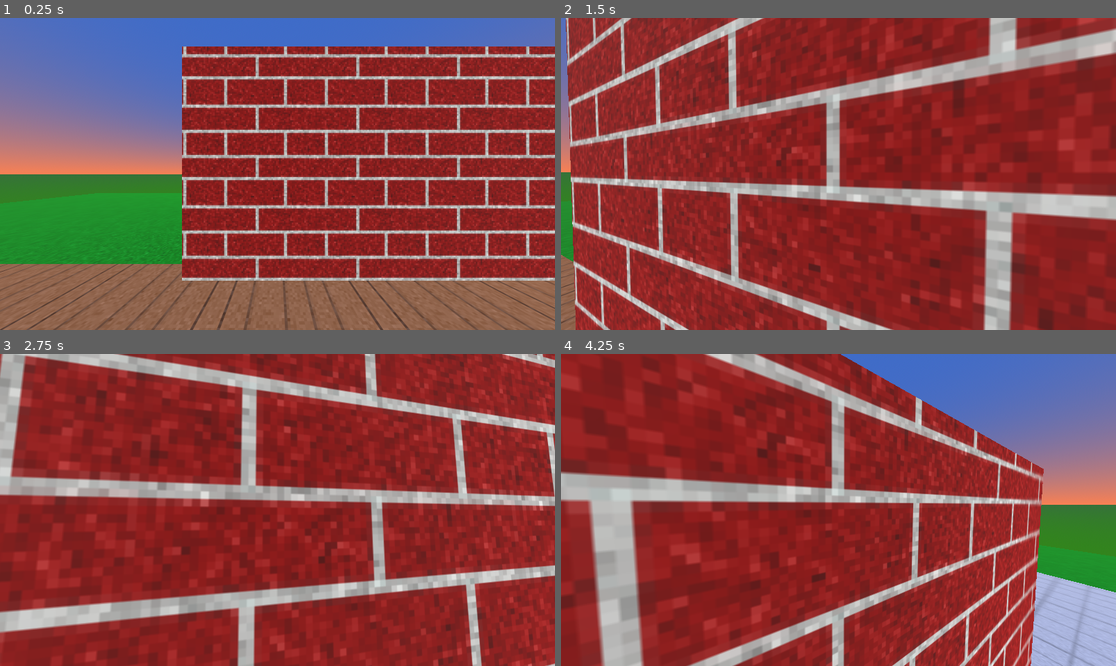
Above: before the commit, frames 1-4 (two rows, left to right).
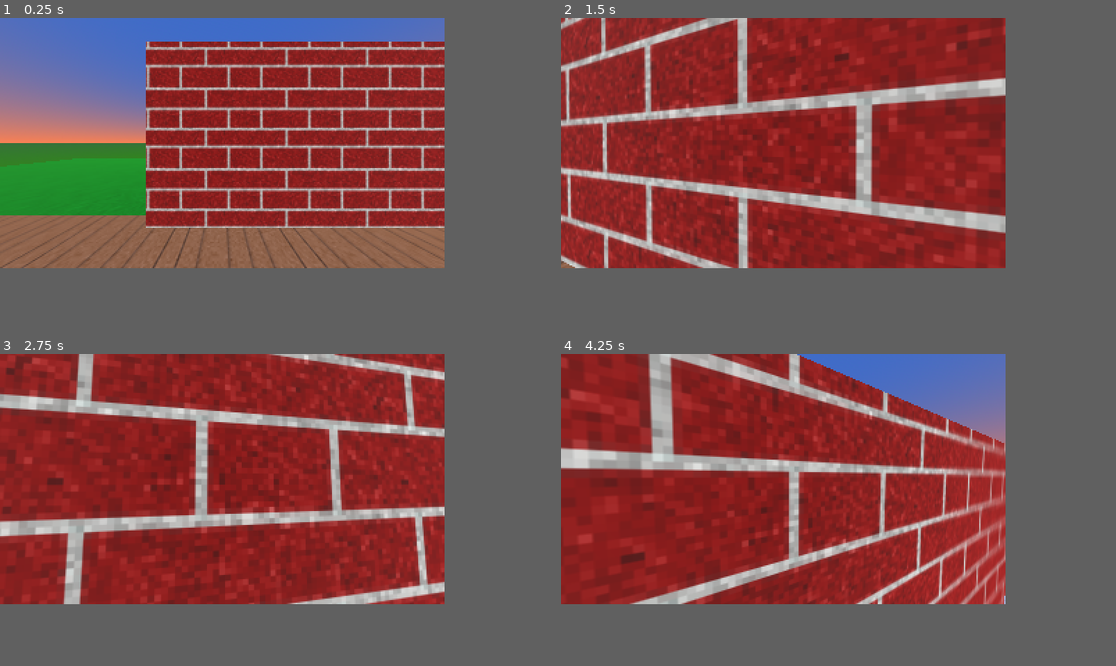
Above: after the commit, the same moments.

Repository: IJustExist1/3DGodotGame
Game: Godot game, scene res://world.tscn
The game is run twice, just before and just after one commit, with the same random seed, the same clock (stepped at 60 frames per second) and the same inputs.
Inputs (mouse positions are in pixels of both pictures, inside the frame that each line leads up to):
- Up to frame 1 (0.25 s): no input
- Up to frame 2 (1.5 s): tap Enter at 0.5 s; move the mouse to (866, 174) at 0.52 s; hold W (forward) from 0.53 s (still down); right-click (866, 174) at 0.6 s; tap Space (jump) at 0.77 s; tap Ctrl (crouch, bound only after the commit) at 0.8, 1.35 s; move the mouse to (810, 174) at 1.27 s
- Up to frame 3 (2.75 s): keep holding W (forward); tap Space (jump) at 1.52 s; right-click (249, 510) at 1.55 s; move the mouse to (288, 503) at 2.02 s; right-click (288, 503) at 2.1 s; tap Ctrl (crouch, bound only after the commit) at 2.3 s
- Up to frame 4 (4.25 s): keep holding W (forward); move the mouse to (832, 516) at 2.77 s; tap Ctrl (crouch, bound only after the commit) at 2.85, 3.8 s; tap Space (jump) at 3.02, 3.77 s; right-click (832, 516) at 3.05 s; move the mouse to (877, 513) at 3.52 s; right-click (877, 513) at 3.6 s
In our replay, the window is 799x449 before the commit and 640x360 after it. These sizes can differ from the game's own. Grey fills any space a smaller window leaves; there, only what the larger window draws over its background counts as a difference.

The runs differ from the first frame. In frame 1, 55% of the frame differs, in the area x 0-100%, y 0-100%; in frame 2, 38%; in frame 3, 41%; in frame 4, 55%.

Commit message:
Crouchin!!!!

Diff:
--- a/player.gd
+++ b/player.gd
@@ -4,18 +4,20 @@
 @export var accel = 10
 @export var gravity = 50
 @export var jump = 15
-@export var sensitivity = 0.3
+@export var sensitivity = 0.8
 @export var max_angle = 90
 @export var min_angle = -80
 
 @onready var head = $Head
 @onready var animplayer = $Head/Cam/AnimationPlayer
+@onready var croucherthingy = $Collider/AnimationPlayer
 
 var look_rot = Vector3.ZERO
 var move_dir = Vector3.ZERO
 
 var debug = false
 var zoomedIn = false
+var crouching = false
 
 func _ready():
 	Input.set_mouse_mode(Input.MOUSE_MODE_CAPTURED)
@@ -23,9 +25,16 @@
 
 func _physics_process(delta):
 
-	if Input.get_action_strength("forward") >= 0.1:
+	if Input.is_action_just_pressed("crouch") and crouching == false:
+		croucherthingy.play("crouch_on")
+		crouching = true
+	elif Input.is_action_just_pressed("crouch") and crouching == true:
+		croucherthingy.play("crouch_off")
+		crouching = false
+
+	if Input.get_action_strength("forward") >= 0.1 || Input.get_action_strength("backward") >= 0.1:
 		animplayer.play("CameraBob")
-	elif Input.get_action_strength("forward") < 0.09:
+	elif Input.get_action_strength("forward") < 0.09 || Input.get_action_strength("backward") > 0.09:
 		animplayer.play("idle")
 
 	if Input.is_action_just_pressed("zoom") and zoomedIn == false:
@@ -66,7 +75,6 @@
 	move_and_slide()
 	velocity = velocity
 
-
 func _input(event):
 	if event is InputEventMouseMotion:
 		look_rot.y -= (event.relative.x * sensitivity)
--- a/player.tscn
+++ b/player.tscn
@@ -111,112 +111,112 @@
 "values": [Vector3(0, 0, 5), Vector3(0, 0, 0)]
 }
 
-[sub_resource type="Animation" id="Animation_a22ik"]
-resource_name = "spooky_off"
-tracks/0/type = "value"
-tracks/0/imported = false
-tracks/0/enabled = true
-tracks/0/path = NodePath(".:environment:volumetric_fog_density")
-tracks/0/interp = 1
-tracks/0/loop_wrap = true
-tracks/0/keys = {
-"times": PackedFloat32Array(0, 1),
-"transitions": PackedFloat32Array(4.59479, 4.92458),
-"update": 0,
-"values": [1.0, 0.0]
-}
-tracks/1/type = "value"
-tracks/1/imported = false
-tracks/1/enabled = true
-tracks/1/path = NodePath(".:environment:adjustment_saturation")
-tracks/1/interp = 1
-tracks/1/loop_wrap = true
-tracks/1/keys = {
-"times": PackedFloat32Array(0, 1),
-"transitions": PackedFloat32Array(2.73208, 3.605),
-"update": 0,
-"values": [0.5, 1.0]
-}
-
-[sub_resource type="Animation" id="Animation_433jn"]
-resource_name = "spooky_on"
-tracks/0/type = "value"
-tracks/0/imported = false
-tracks/0/enabled = true
-tracks/0/path = NodePath(".:environment:volumetric_fog_density")
-tracks/0/interp = 1
-tracks/0/loop_wrap = true
-tracks/0/keys = {
-"times": PackedFloat32Array(0, 1),
-"transitions": PackedFloat32Array(4, 2.54912),
-"update": 0,
-"values": [0.0, 1.0]
-}
-tracks/1/type = "value"
-tracks/1/imported = false
-tracks/1/enabled = true
-tracks/1/path = NodePath(".:environment:adjustment_saturation")
-tracks/1/interp = 1
-tracks/1/loop_wrap = true
-tracks/1/keys = {
-"times": PackedFloat32Array(0, 1),
-"transitions": PackedFloat32Array(3.4822, 2.46229),
-"update": 0,
-"values": [1.0, 0.5]
-}
-
-[sub_resource type="Animation" id="Animation_4wxco"]
-resource_name = "thirdperson"
-length = 0.5
-tracks/0/type = "value"
-tracks/0/imported = false
-tracks/0/enabled = true
-tracks/0/path = NodePath(".:position")
-tracks/0/interp = 1
-tracks/0/loop_wrap = true
-tracks/0/keys = {
-"times": PackedFloat32Array(0, 0.5),
-"transitions": PackedFloat32Array(2.21914, 2.92817),
-"update": 0,
-"values": [Vector3(0, 0, 0), Vector3(0, 0, 5)]
-}
-
-[sub_resource type="Animation" id="Animation_oeqjd"]
-resource_name = "zoomin"
-length = 0.2
-tracks/0/type = "value"
-tracks/0/imported = false
-tracks/0/enabled = true
-tracks/0/path = NodePath(".:fov")
-tracks/0/interp = 1
-tracks/0/loop_wrap = true
-tracks/0/keys = {
-"times": PackedFloat32Array(0, 0.2),
-"transitions": PackedFloat32Array(0.482968, 2.07053),
-"update": 0,
-"values": [130.0, 30.0]
-}
-
-[sub_resource type="Animation" id="Animation_lbph2"]
-resource_name = "zoomout"
-length = 0.2
-tracks/0/type = "value"
-tracks/0/imported = false
-tracks/0/enabled = true
-tracks/0/path = NodePath(".:fov")
-tracks/0/interp = 1
-tracks/0/loop_wrap = true
-tracks/0/keys = {
-"times": PackedFloat32Array(0, 0.2),
-"transitions": PackedFloat32Array(0.329877, 2.07053),
-"update": 0,
-"values": [30.0, 130.0]
-}
-
 [sub_resource type="Animation" id="Animation_oeeyi"]
 resource_name = "idle"
 length = 0.1
 loop_mode = 1
+
+[sub_resource type="Animation" id="Animation_a22ik"]
+resource_name = "spooky_off"
+tracks/0/type = "value"
+tracks/0/imported = false
+tracks/0/enabled = true
+tracks/0/path = NodePath(".:environment:volumetric_fog_density")
+tracks/0/interp = 1
+tracks/0/loop_wrap = true
+tracks/0/keys = {
+"times": PackedFloat32Array(0, 1),
+"transitions": PackedFloat32Array(4.59479, 4.92458),
+"update": 0,
+"values": [0.5, 0.0]
+}
+tracks/1/type = "value"
+tracks/1/imported = false
+tracks/1/enabled = true
+tracks/1/path = NodePath(".:environment:adjustment_saturation")
+tracks/1/interp = 1
+tracks/1/loop_wrap = true
+tracks/1/keys = {
+"times": PackedFloat32Array(0, 1),
+"transitions": PackedFloat32Array(2.73208, 3.605),
+"update": 0,
+"values": [0.5, 1.0]
+}
+
+[sub_resource type="Animation" id="Animation_433jn"]
+resource_name = "spooky_on"
+tracks/0/type = "value"
+tracks/0/imported = false
+tracks/0/enabled = true
+tracks/0/path = NodePath(".:environment:volumetric_fog_density")
+tracks/0/interp = 1
+tracks/0/loop_wrap = true
+tracks/0/keys = {
+"times": PackedFloat32Array(0, 1),
+"transitions": PackedFloat32Array(4, 2.54912),
+"update": 0,
+"values": [0.0, 0.5]
+}
+tracks/1/type = "value"
+tracks/1/imported = false
+tracks/1/enabled = true
+tracks/1/path = NodePath(".:environment:adjustment_saturation")
+tracks/1/interp = 1
+tracks/1/loop_wrap = true
+tracks/1/keys = {
+"times": PackedFloat32Array(0, 1),
+"transitions": PackedFloat32Array(3.4822, 2.46229),
+"update": 0,
+"values": [1.0, 0.5]
+}
+
+[sub_resource type="Animation" id="Animation_4wxco"]
+resource_name = "thirdperson"
+length = 0.5
+tracks/0/type = "value"
+tracks/0/imported = false
+tracks/0/enabled = true
+tracks/0/path = NodePath(".:position")
+tracks/0/interp = 1
+tracks/0/loop_wrap = true
+tracks/0/keys = {
+"times": PackedFloat32Array(0, 0.5),
+"transitions": PackedFloat32Array(2.21914, 2.92817),
+"update": 0,
+"values": [Vector3(0, 0, 0), Vector3(0, 0, 5)]
+}
+
+[sub_resource type="Animation" id="Animation_oeqjd"]
+resource_name = "zoomin"
+length = 0.2
+tracks/0/type = "value"
+tracks/0/imported = false
+tracks/0/enabled = true
+tracks/0/path = NodePath(".:fov")
+tracks/0/interp = 1
+tracks/0/loop_wrap = true
+tracks/0/keys = {
+"times": PackedFloat32Array(0, 0.2),
+"transitions": PackedFloat32Array(0.482968, 2.07053),
+"update": 0,
+"values": [130.0, 30.0]
+}
+
+[sub_resource type="Animation" id="Animation_lbph2"]
+resource_name = "zoomout"
+length = 0.2
+tracks/0/type = "value"
+tracks/0/imported = false
+tracks/0/enabled = true
+tracks/0/path = NodePath(".:fov")
+tracks/0/interp = 1
+tracks/0/loop_wrap = true
+tracks/0/keys = {
+"times": PackedFloat32Array(0, 0.2),
+"transitions": PackedFloat32Array(0.329877, 2.07053),
+"update": 0,
+"values": [30.0, 130.0]
+}
 
 [sub_resource type="AnimationLibrary" id="AnimationLibrary_gt8wp"]
 _data = {
@@ -235,6 +235,95 @@
 radius = 0.585291
 height = 2.55427
 
+[sub_resource type="Animation" id="Animation_1qtmj"]
+resource_name = "crouch_on"
+length = 0.5
+tracks/0/type = "value"
+tracks/0/imported = false
+tracks/0/enabled = true
+tracks/0/path = NodePath(".:scale")
+tracks/0/interp = 1
+tracks/0/loop_wrap = true
+tracks/0/keys = {
+"times": PackedFloat32Array(0, 0.5),
+"transitions": PackedFloat32Array(1.8025, 1),
+"update": 0,
+"values": [Vector3(1, 1, 1), Vector3(1, 0.5, 1)]
+}
+tracks/1/type = "value"
+tracks/1/imported = false
+tracks/1/enabled = true
+tracks/1/path = NodePath(".:position")
+tracks/1/interp = 1
+tracks/1/loop_wrap = true
+tracks/1/keys = {
+"times": PackedFloat32Array(0, 0.5),
+"transitions": PackedFloat32Array(1.93187, 1),
+"update": 0,
+"values": [Vector3(0, 0, 0), Vector3(0, 0.5, 0)]
+}
+
+[sub_resource type="Animation" id="Animation_wve3h"]
+length = 0.001
+tracks/0/type = "value"
+tracks/0/imported = false
+tracks/0/enabled = true
+tracks/0/path = NodePath(".:scale")
+tracks/0/interp = 1
+tracks/0/loop_wrap = true
+tracks/0/keys = {
+"times": PackedFloat32Array(0),
+"transitions": PackedFloat32Array(1),
+"update": 0,
+"values": [Vector3(1, 1, 1)]
+}
+tracks/1/type = "value"
+tracks/1/imported = false
+tracks/1/enabled = true
+tracks/1/path = NodePath(".:position")
+tracks/1/interp = 1
+tracks/1/loop_wrap = true
+tracks/1/keys = {
+"times": PackedFloat32Array(0),
+"transitions": PackedFloat32Array(1),
+"update": 0,
+"values": [Vector3(0, 0, 0)]
+}
+
+[sub_resource type="Animation" id="Animation_pe067"]
+resource_name = "crouch_off"
+tracks/0/type = "value"
+tracks/0/imported = false
+tracks/0/enabled = true
+tracks/0/path = NodePath(".:scale")
+tracks/0/interp = 1
+tracks/0/loop_wrap = true
+tracks/0/keys = {
+"times": PackedFloat32Array(0, 1),
+"transitions": PackedFloat32Array(0.466516, 1),
+"update": 0,
+"values": [Vector3(1, 0.5, 1), Vector3(1, 1, 1)]
+}
+tracks/1/type = "value"
+tracks/1/imported = false
+tracks/1/enabled = true
+tracks/1/path = NodePath(".:position")
+tracks/1/interp = 1
+tracks/1/loop_wrap = true
+tracks/1/keys = {
+"times": PackedFloat32Array(0, 1),
+"transitions": PackedFloat32Array(0.554785, 1),
+"update": 0,
+"values": [Vector3(0, 0.5, 0), Vector3(0, 0, 0)]
+}
+
+[sub_resource type="AnimationLibrary" id="AnimationLibrary_g3dxd"]
+_data = {
+"RESET": SubResource("Animation_wve3h"),
+"crouch_off": SubResource("Animation_pe067"),
+"crouch_on": SubResource("Animation_1qtmj")
+}
+
 [sub_resource type="CapsuleMesh" id="CapsuleMesh_jkxkm"]
 
 [node name="Player" type="CharacterBody3D"]
@@ -257,6 +346,11 @@
 [node name="Collider" type="CollisionShape3D" parent="."]
 shape = SubResource("CapsuleShape3D_002qg")
 
+[node name="AnimationPlayer" type="AnimationPlayer" parent="Collider"]
+libraries = {
+"": SubResource("AnimationLibrary_g3dxd")
+}
+
 [node name="Mesh" type="MeshInstance3D" parent="."]
 transform = Transform3D(1.151, 0, 0, 0, 1.5, 0, 0, 0, 1.165, 0, 0.255516, 0)
 mesh = SubResource("CapsuleMesh_jkxkm")
--- a/project.godot
+++ b/project.godot
@@ -19,9 +19,14 @@
 
 [display]
 
-window/size/mode=3
+window/size/viewport_width=320
+window/size/viewport_height=180
+window/size/mode=1
 window/size/initial_position_type=0
 window/size/resizable=false
+window/size/window_width_override=1280
+window/size/window_height_override=720
+window/stretch/mode="viewport"
 
 [input]
 
@@ -60,6 +65,11 @@
 "events": [Object(InputEventMouseButton,"resource_local_to_scene":false,"resource_name":"","device":-1,"window_id":0,"a …(239 unchanged characters)…
 ]
 }
+crouch={
+"deadzone": 0.5,
+"events": [Object(InputEventKey,"resource_local_to_scene":false,"resource_name":"","device":-1,"window_id":0,"alt_pressed":false,"shift_pressed":false,"ctrl_pressed":false,"meta_pressed":false,"pressed":false,"keycode":0,"physical_keycode":4194326,"key_label":0,"unicode":0,"echo":false,"script":null)
+]
+}
 
 [xr]
 
--- a/world.tscn
+++ b/world.tscn
@@ -83,23 +83,23 @@
 
 [node name="Walls" type="Node3D" parent="World"]
 
-[node name="Wall1" type="StaticBody3D" parent="World/Walls"]
+[node name="Wall" type="StaticBody3D" parent="World/Walls"]
 collision_mask = 2
 
-[node name="Collider" type="CollisionShape3D" parent="World/Walls/Wall1"]
+[node name="Collider" type="CollisionShape3D" parent="World/Walls/Wall"]
 transform = Transform3D(1, 0, 0, 0, 1, 0, 0, 0, 1, 0, 2, -5)
 shape = SubResource("BoxShape3D_pankj")
 
-[node name="Bricks" type="MeshInstance3D" parent="World/Walls/Wall1"]
+[node name="Bricks" type="MeshInstance3D" parent="World/Walls/Wall"]
 transform = Transform3D(1, 0, 0, 0, 5, 0, 0, 0, 10, 0, 2, -5)
 material_override = SubResource("StandardMaterial3D_ls23p")
 mesh = SubResource("BoxMesh_dpjdr")
 
-[node name="Bricks2" type="MeshInstance3D" parent="World/Walls/Wall1"]
+[node name="Bricks2" type="MeshInstance3D" parent="World/Walls/Wall"]
 transform = Transform3D(10.5, 0, 0, 0, 5, 0, 0, 0, 1, 4.75, 2, 0)
 material_override = SubResource("StandardMaterial3D_ls23p")
 mesh = SubResource("BoxMesh_dpjdr")
 
-[node name="Collider2" type="CollisionShape3D" parent="World/Walls/Wall1"]
+[node name="Collider2" type="CollisionShape3D" parent="World/Walls/Wall"]
 transform = Transform3D(1, 0, 0, 0, 1, 0, 0, 0, 1, 4.76443, 2, 0)
 shape = SubResource("BoxShape3D_28anw")
Not shown: 1 places in player.tscn that only renumber resources
